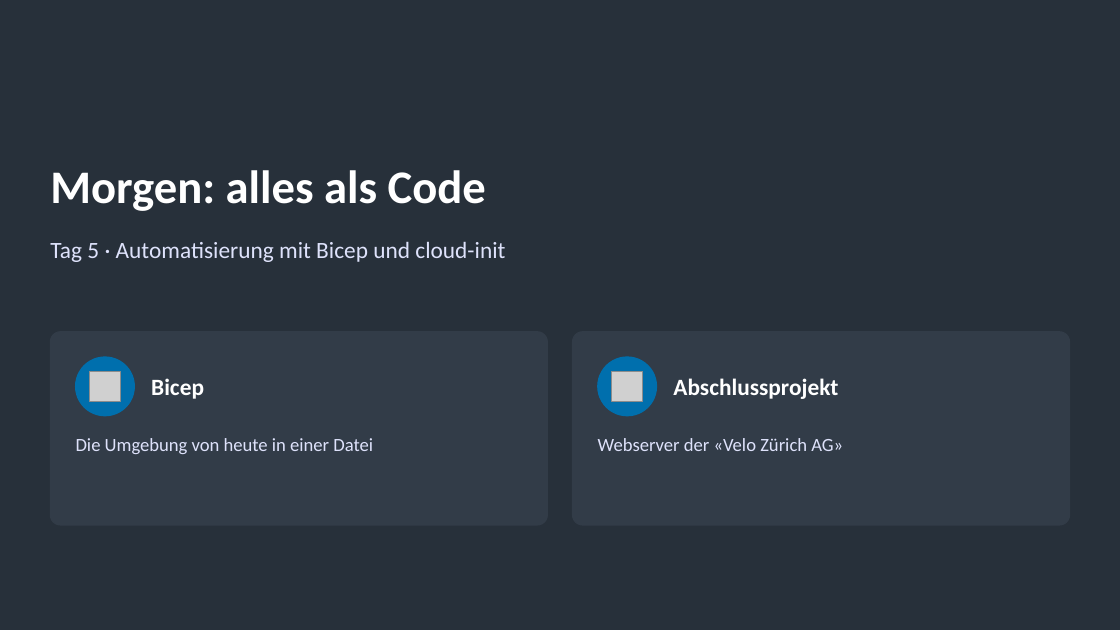
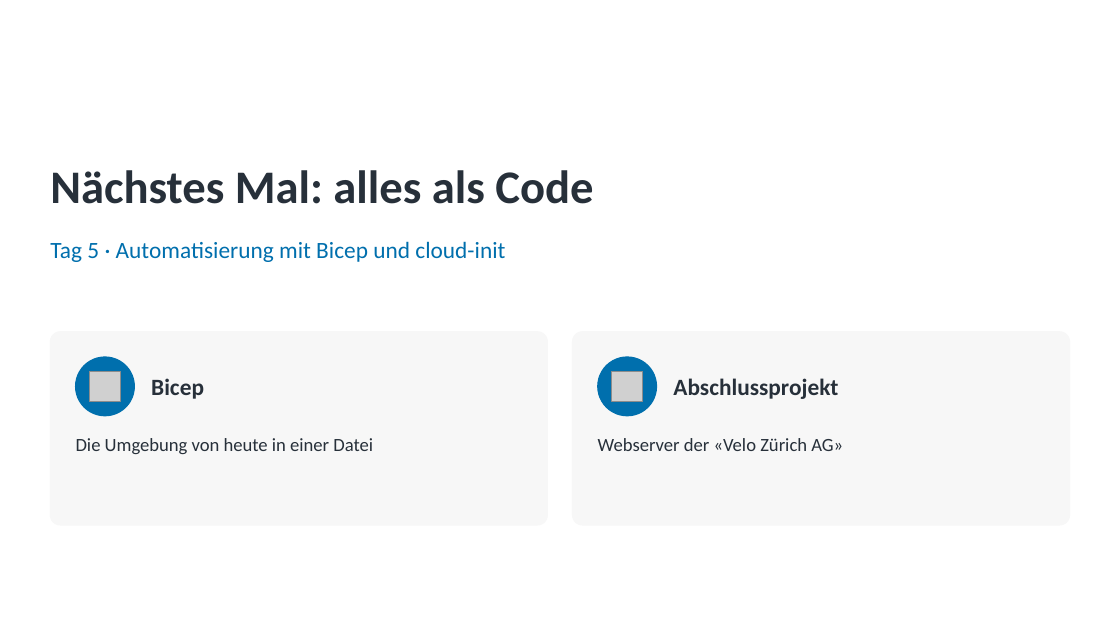
Before and after one commit to pat-teacher/azure-basics-training, a slide deck: slide 7 of praesentationen/tag-4-networking.pptx. Drawn at 1120x630 pixels with LibreOffice and Linux fonts; fonts in the diff are those of the drawing; grey boxes stand for pictures; background and template pictures are left out. Boxes give left, top, right and bottom in pixels: in the first picture for what was removed or moved away, otherwise in the second. Text is boxed around its words. In the diff, an @@ line names an element or a change of style, - is before the commit and + after.

```diff
--- a/praesentationen/tag-4-networking.pptx
+++ b/praesentationen/tag-4-networking.pptx
@@ background #27303A to #FFFFFF @@
@@ title at box(50, 170, 593, 204): text changed; text colour #FFFFFF to #27303A @@
-Morgen: alles als Code
+Nächstes Mal: alles als Code
@@ text "Tag 5 · Automatisierung mit ..." at box(50, 241, 505, 262): text colour #DEE2FB to #006FAD @@
@@ rounded rectangle at box(50, 332, 548, 525): fill #323C48 to #F7F7F7; outline #323C48 1 pt to #F7F7F7 1 pt @@
@@ text "Bicep" at box(151, 378, 204, 399): text colour #FFFFFF to #27303A @@
@@ rounded rectangle at box(573, 332, 1070, 525): fill #323C48 to #F7F7F7; outline #323C48 1 pt to #F7F7F7 1 pt @@
@@ text "Abschlussprojekt" at box(673, 378, 838, 399): text colour #FFFFFF to #27303A @@
@@ text "Die Umgebung von heute in ..." at box(76, 438, 373, 454): text colour #DEE2FB to #27303A @@
@@ text "Webserver der «Velo Zürich AG»" at box(598, 438, 843, 451): text colour #DEE2FB to #27303A @@
```
Also in this commit, not shown: 1 other slide changed, 16 other files.
